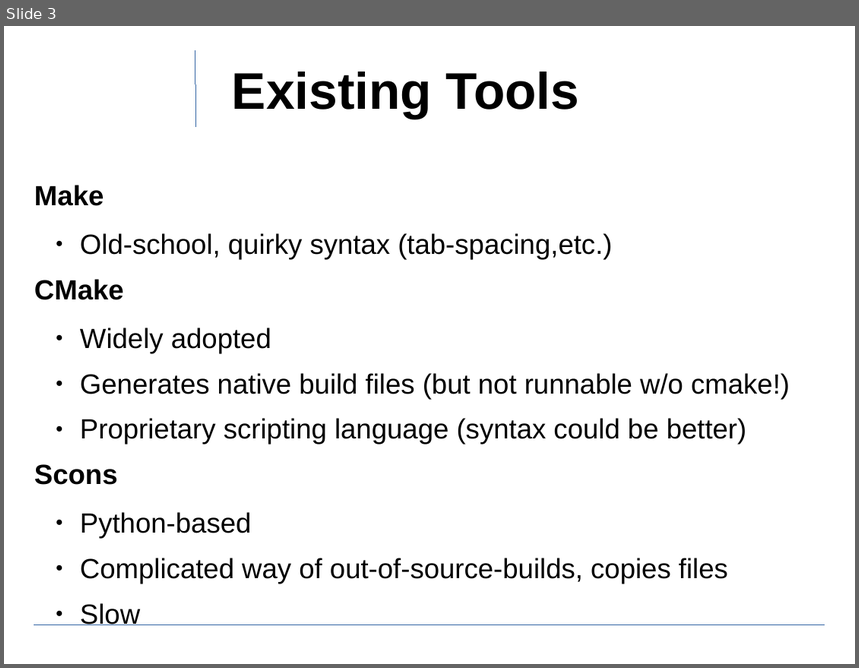
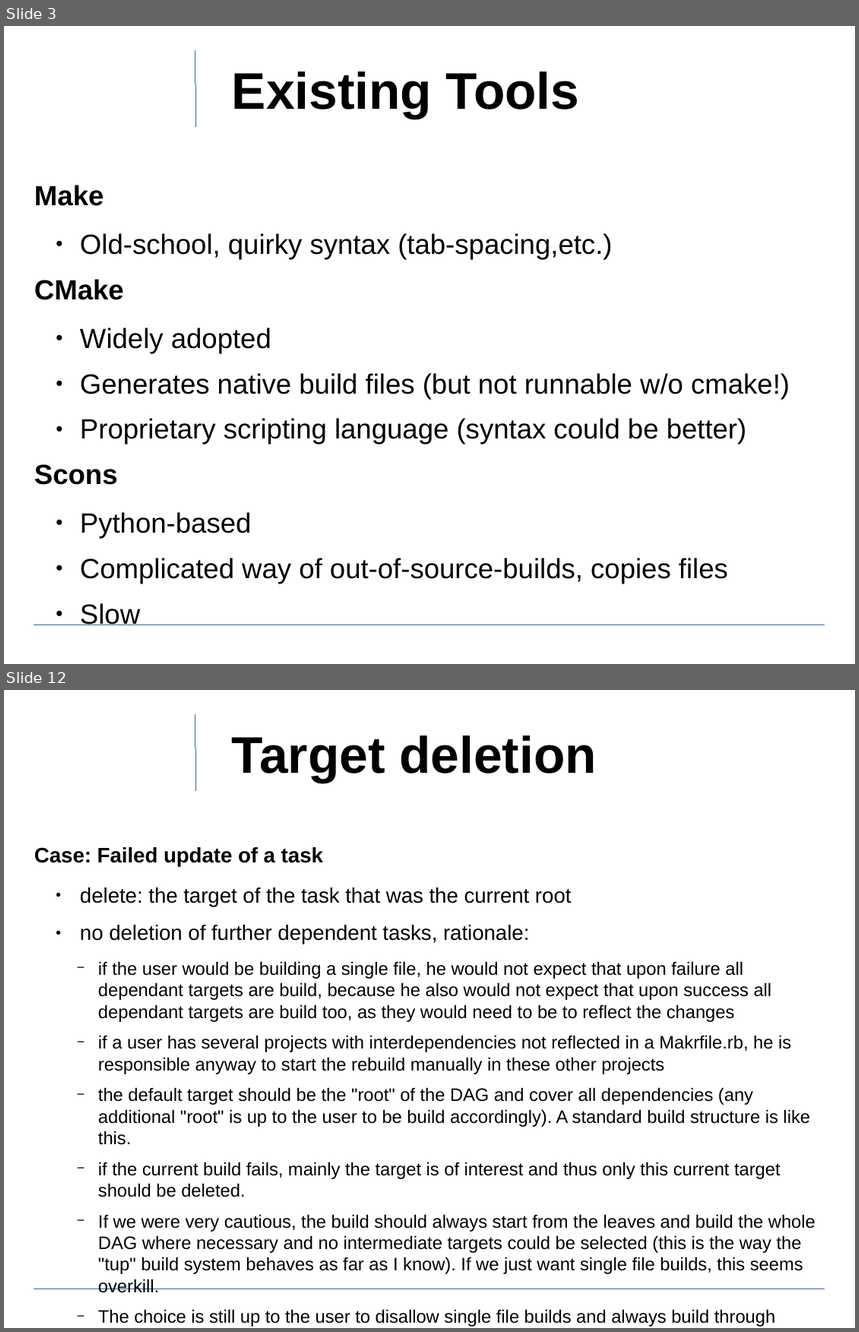
Before and after one commit to ewuenf/Makr, a slide deck: doc/concepts/Makr_Concepts.01.odp. Shown one above the other, each under a label of ours: slide 3 before the commit, slides 3 and 12 after it; the slides between them are not shown. The pictures are 859x668 and 859x1332 pixels, drawn with LibreOffice and Linux fonts; fonts in the diff are those of the drawing; background and template pictures are left out. Boxes give left, top, right and bottom in pixels: in the first picture for what was removed or moved away, otherwise in the second. Text is boxed around its words. In the diff, an @@ line names an element or a change of style, - is before the commit and + after.

Commit message:
did some additional documentation, UpdateTraverser will be modified due to this

```diff
--- a/doc/concepts/Makr_Concepts.01.odp
+++ b/doc/concepts/Makr_Concepts.01.odp
@@ slide 12 added at [4,690,855,1328], background #FFFFFF; not listed: 2 template elements that a slide beside it also shows @@
@@ title added at [232,736,597,783], 48 pt, text #000000, bold @@
+Target deletion
@@ text added at [34,847,816,1327], 16.8 pt, text #000000 @@
+Case: Failed update of a task
+  ● delete: the target of the task that was the current root
+  ● no deletion of further dependent tasks, rationale:
+    − if the user would be building a single file, he would not expect that upon failure all dependant targets are build, because he also would not expect that upon success all dependant targets are build too, as they would need to be to reflect the changes
+    − if a user has several projects with interdependencies not reflected in a Makrfile.rb, he is responsible anyway to start the rebuild manually in these other projects
+    − the default target should be the "root" of the DAG and cover all dependencies (any additional "root" is up to the user to be build accordingly). A standard build structure is like this.
+    − if the current build fails, mainly the target is of interest and thus only this current target should be deleted.
+    − If we were very cautious, the build should always start from the leaves and build the whole DAG where necessary and no intermediate targets could be selected (this is the way the "tup" build system behaves as far as I know). If we just want single file builds, this seems overkill.
+    − The choice is still up to the user to disallow single file builds and always build through completely (this could be an option in the users IDE), thus largely avoiding dependency issues. As a build library this should not be in the basic design, but rather be a choice of conventions
```
Also in this commit, not shown: 5 slides changed, 1 other slide added, 1 other file.
